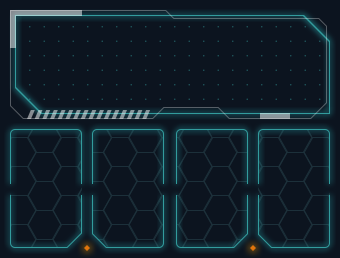
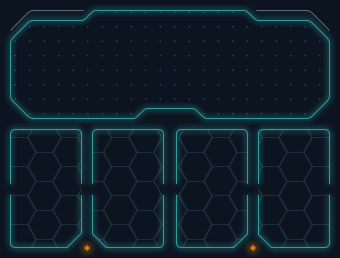
Layer changes from the first 340×258 image to the second:
removed layer "blocks" (was 50%) from group "top" over [10, 10, 290, 119]
removed layer "border white" (was 30%) from group "top" over [10, 10, 327, 119]
removed layer "border blue" from group "top" over [15, 15, 330, 114]
added layer "border int" in group "top" over [10, 10, 330, 119]
added layer "border ext" (32%) in group "top" over [10, 10, 330, 31]
added group "glow" (1st of 2, in "top") with 1 layers in group "top" over [10, 10, 330, 125]
added layer "glow" (2nd of 2, in "top" › "glow") in group "glow" over [10, 10, 330, 125]
painted on "dots" over [10, 10, 330, 119]
